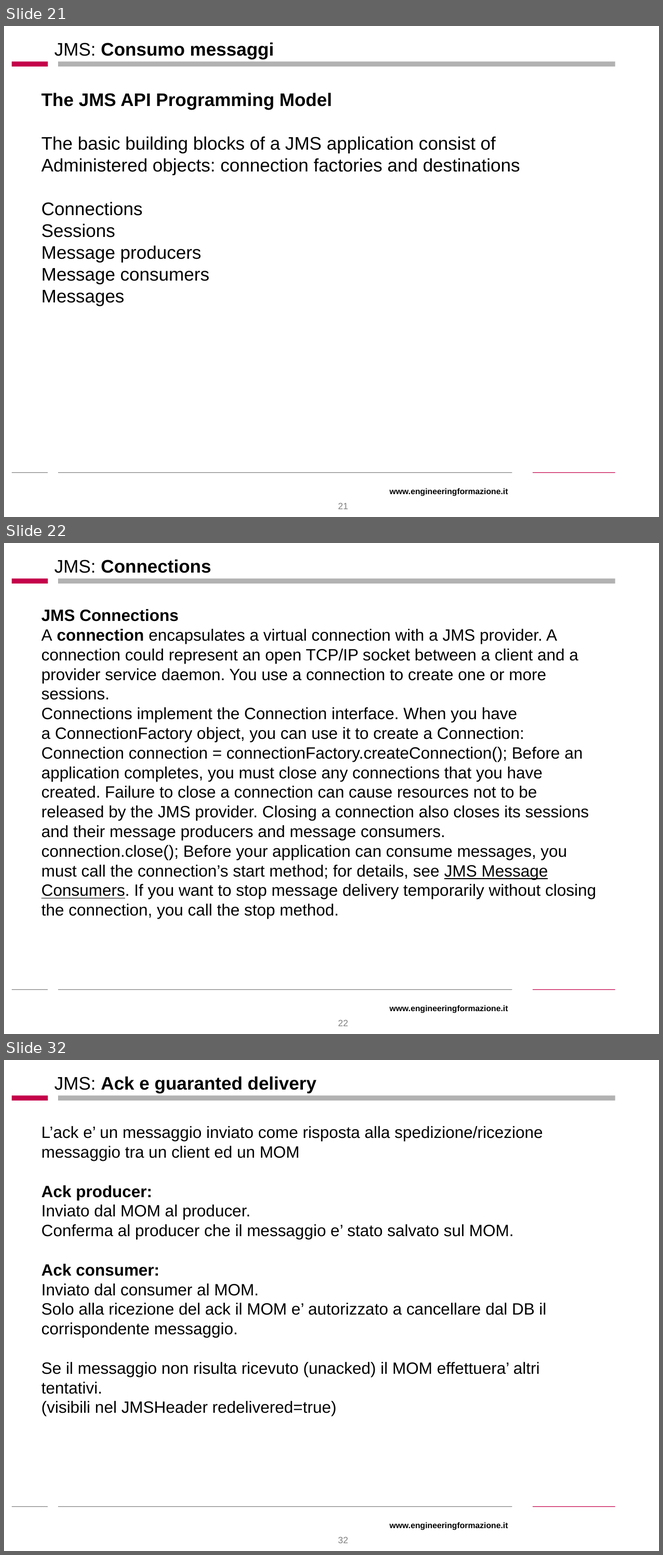
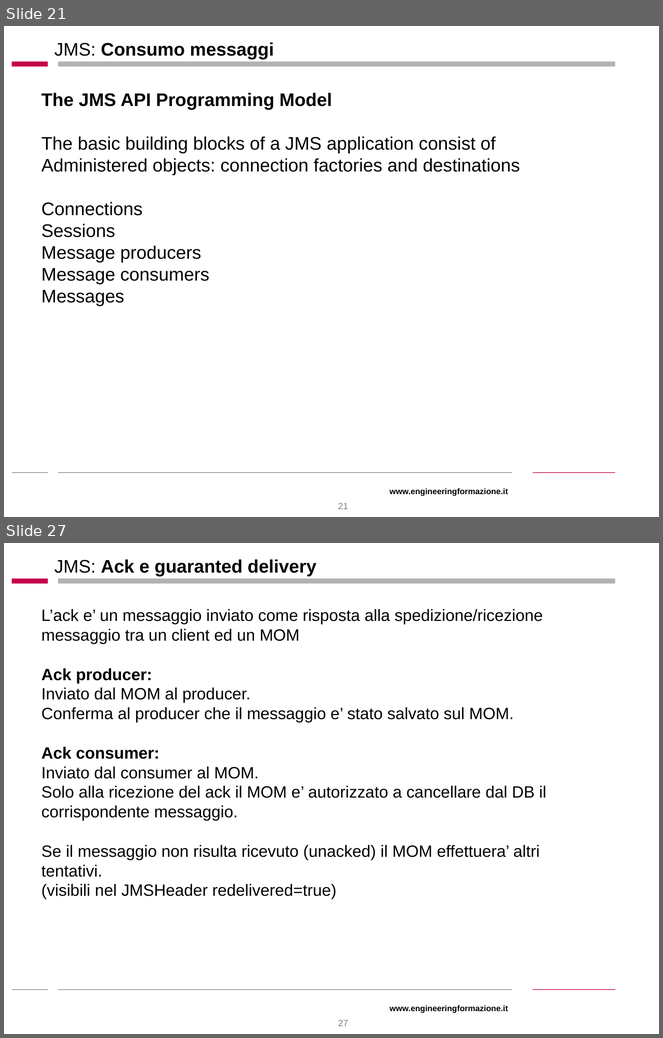
Before and after one commit to stefanofiorenza/SpringJ2EE, a slide deck: Docs/Slides/JMS.ppt. Shown one above the other, each under a label of ours: slides 21, 22 and 32 before the commit, slides 21 and 27 after it; the slides between them are not shown. The pictures are 663x1555 and 663x1038 pixels, drawn with LibreOffice and Linux fonts; fonts in the diff are those of the drawing; background and template pictures are left out. Boxes give left, top, right and bottom in pixels: in the first picture for what was removed or moved away, otherwise in the second. Text is boxed around its words. In the diff, an @@ line names an element or a change of style, - is before the commit and + after.

```diff
--- a/Docs/Slides/JMS.ppt
+++ b/Docs/Slides/JMS.ppt
@@ slide 22 removed at [4, 543, 659, 1034], background #FFFFFF; not listed: 6 template elements that a slide beside it also shows @@
@@ title removed at [54, 559, 211, 573] @@
-JMS: Connections
@@ text removed at [41, 609, 596, 919] @@
-JMS Connections
-A connection encapsulates a virtual connection with a JMS provider. A connection could represent an open TCP/IP socket between a client and a provider service daemon. You use a connection to create one or more sessions.
-Connections implement the Connection interface. When you have a ConnectionFactory object, you can use it to create a Connection:
-Connection connection = connectionFactory.createConnection(); Before an application completes, you must close any connections that you have created. Failure to close a connection can cause resources not to be released by the JMS provider. Closing a connection also closes its sessions and their message producers and message consumers.
-connection.close(); Before your application can consume messages, you must call the connection’s start method; for details, see JMS Message Consumers. If you want to stop message delivery temporarily without closing the connection, you call the stop method.
@@ page number removed at [338, 1020, 348, 1027] @@
-22
@@ what was slide 32 is now slide 27 @@
@@ page number at [338, 1020, 348, 1027]: text changed @@
-32
+27
```
Also in this commit, not shown: 4 slides changed, 10 slides added, 14 other slides removed, 4 other files.
